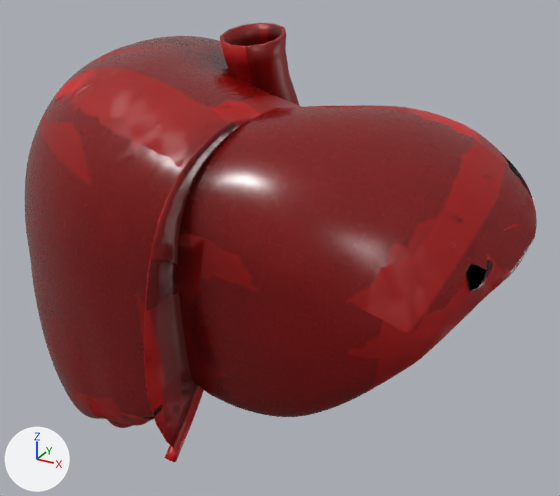
The glTF model public/3d/modeli/organi-3d/jetra-telefon.glb: old version first, new version second.
The view is the same before and after, from a 50 mm camera at (0.139, -0.237, 0.126) aimed at (0.007, 0.004, 0.005). Arrows for +X, +Y and +Z are at lower left; the lights stay in place. The older version comes first. Where no turn or scale is listed for an object, it has been applied to the vertices. Vertices at exactly the same position are counted once.

Names of what the first picture shows: 'Falciform ligament (lastno)', 'Inferior vena cava (lastno)', 'Left lobe of liver (lastno)', 'Quadrate lobe of liver (lastno)', 'Right lobe of liver (lastno)', 'Round ligament of liver (lastno)' and 1 more.
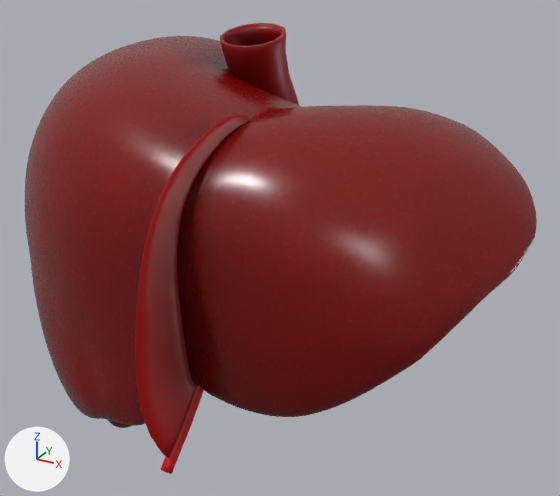
The newer file is also turned or shifted as a whole; pictures and numbers use the older file's frame.

Changed parts and their boxes (x1, y1, x2, y2) in the pictures (560 x 496 px; the box of a moved part takes in the faces that stretch with it):
'Falciform ligament (lastno)', reshaped (7% wider)
    before: (144, 118, 251, 446)
    after: (135, 115, 250, 457)
'Round ligament of liver (lastno)', reshaped (10% wider, 15% taller)
    before: (165, 385, 204, 462)
    after: (161, 385, 204, 474)
part 1 of me_srpasta_003, moved or reshaped
    before: (144, 118, 247, 443)
    after: (135, 115, 228, 450)
part 2 of me_srpasta_003, surface changed
    before: (145, 118, 251, 446)
    after: (136, 115, 250, 457)
part 3 of me_srpasta_003, recoloured
    before: (145, 118, 251, 446)
    after: (136, 115, 250, 457)
part 4 of me_ivc_003, surface changed
    both: (220, 23, 299, 105)
part 5 of me_liver_023, surface changed
    both: (178, 105, 533, 391)
part 6 of me_liver_022, surface changed
    both: (38, 41, 299, 419)
part 7 of me_obla_003, moved or reshaped
    before: (165, 385, 203, 462)
    after: (161, 385, 203, 474)
part 8 of me_obla_003, recoloured
    before: (171, 415, 190, 453)
    after: (168, 419, 187, 464)

The change, as a diff of the scene's bpy script:
```diff
--- a/public/3d/modeli/organi-3d/jetra-telefon.glb.py
+++ b/public/3d/modeli/organi-3d/jetra-telefon.glb.py
@@ me_srpasta_003 @@
 # used by ob_falciform_ligament__lastno; location = (0.0, 0.0, 0.0005)
-me_srpasta_003.from_pydata(...)  # 152 vertices, 300 faces; spans x 0.0076..0.0191, y -0.0833..-0.0354, z -0.0387..0.0673
+me_srpasta_003.from_pydata(...)  # 152 vertices, 300 faces; spans x 0.0073..0.0189, y -0.087..-0.0355, z -0.0422..0.0694
+# me_srpasta_003 part 1: 152 of 152 vertices moved; they spanned x 0.0076..0.0191, y -0.0833..-0.0354, z -0.0387..0.0673 and now span x 0.0073..0.0189, y -0.087..-0.0355, z -0.0422..0.0694; mean shift (-0.0002, -0.0015, 0.0)
+# me_srpasta_003 part 2: 244 kept faces spanning x 0.0073..0.0189, y -0.087..-0.0355, z -0.0422..0.0694 get new texture (UV) coordinates
+# me_srpasta_003 part 3: 191 kept faces spanning x 0.0073..0.0189, y -0.087..-0.0355, z -0.0422..0.0694 get new vertex colours
 me_srpasta_003.materials.append(mat_o_zolcevod)
@@ me_ivc_003 @@
 # used by ob_inferior_vena_cava__lastno; location = (0.0, 0.0, 0.0005)
-me_ivc_003.from_pydata(...)  # 264 vertices, 528 faces; spans x -0.016..0.011, y -0.0073..0.0273, z -0.0372..0.0868
+me_ivc_003.from_pydata(...)  # 264 vertices, 528 faces; spans x -0.016..0.011, y -0.0073..0.0272, z -0.0372..0.0868
+# me_ivc_003 part 4: 524 kept faces spanning x -0.016..0.011, y -0.0073..0.0272, z -0.0372..0.0868 get new texture (UV) coordinates
+# edits to the shape of me_ivc_003 do not show in these pictures
 me_ivc_003.materials.append(mat_o_zolcevod)
@@ me_liver_023 @@
 me_liver_023.from_pydata(...)  # 3084 vertices, 6164 faces; spans x 0.0104..0.103, y -0.0697..0.0351, z -0.0234..0.0681
 # used by ob_left_lobe_of_liver__lastno; location = (0.0, 0.0, 0.0005)
+# me_liver_023 part 5: texture (UV) coordinates of 6164 of 6164 faces, centred in x 0.0104..0.103, y -0.0696..0.035, z -0.0233..0.0681, changed; they spanned u 0.07..0.99, v 0.0..0.99 and now span u 0.0..1.0, v 0.0..0.99
 me_liver_023.materials.append(mat_o_zolcevod)
@@ me_liver_022 @@
 me_liver_022.from_pydata(...)  # 5322 vertices, 10640 faces; spans x -0.103..0.023, y -0.07..0.083, z -0.087..0.079
 # used by ob_right_lobe_of_liver__lastno; location = (0.0, 0.0, 0.0005)
+# me_liver_022 part 6: texture (UV) coordinates of 10640 of 10640 faces, centred in x -0.103..0.023, y -0.07..0.083, z -0.087..0.079, changed; they spanned u 0.0..0.99, v 0.0..0.99 and now span u 0.0..1.0, v 0.0..0.99
 me_liver_022.materials.append(mat_o_zolcevod)
@@ me_obla_003 @@
 # used by ob_round_ligament_of_liver__lastno; location = (0.0, 0.0, 0.0005)
-me_obla_003.from_pydata(...)  # 86 vertices, 168 faces; spans x 0.0056..0.0135, y -0.0746..-0.0496, z -0.0427..-0.0097
+me_obla_003.from_pydata(...)  # 86 vertices, 168 faces; spans x 0.0051..0.0135, y -0.0766..-0.0496, z -0.0462..-0.0097
+# me_obla_003 part 7: all 67 vertices in x 0.0056..0.0128, y -0.0746..-0.0562, z -0.0427..-0.018 are multiplied about their middle by the matrix ((1.002, 0.01, 0.013), (0.007, 1.042, 0.057), (0.013, 0.072, 1.101)), then moved by (-0.0002, -0.001, -0.0018)
+# me_obla_003 part 8: 68 kept faces spanning x 0.0051..0.0127, y -0.0766..-0.0496, z -0.045..-0.011 get new vertex colours; the middle colour goes from red #e60000 to red #e80000
 me_obla_003.materials.append(mat_o_zolcevod)
```
